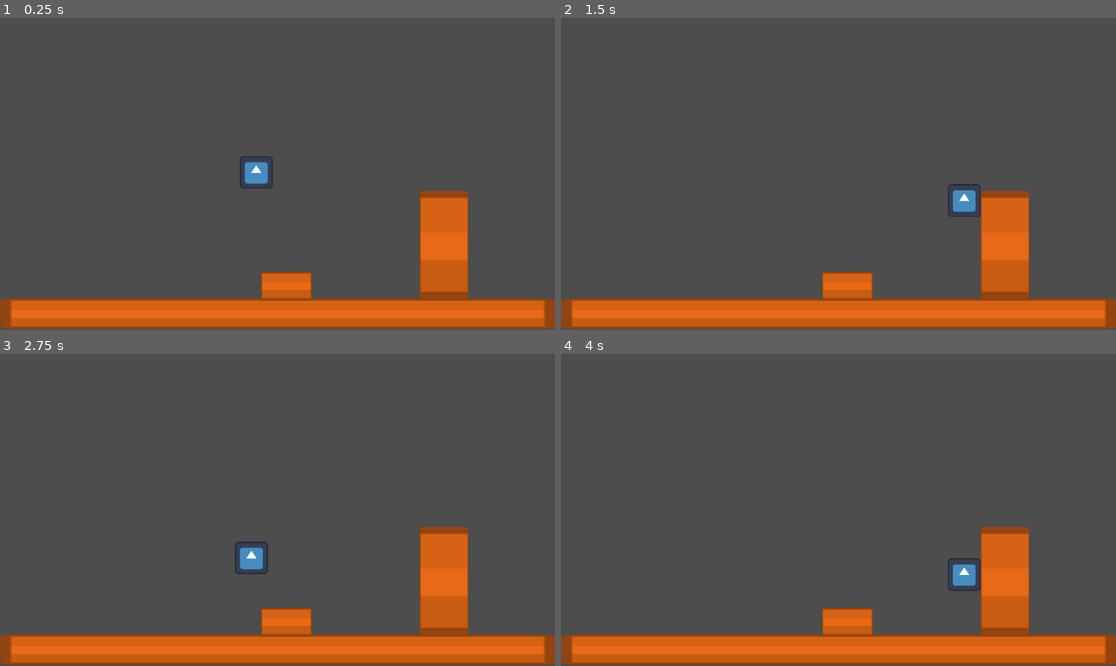
Above: before the commit, frames 1-4 (two rows, left to right).
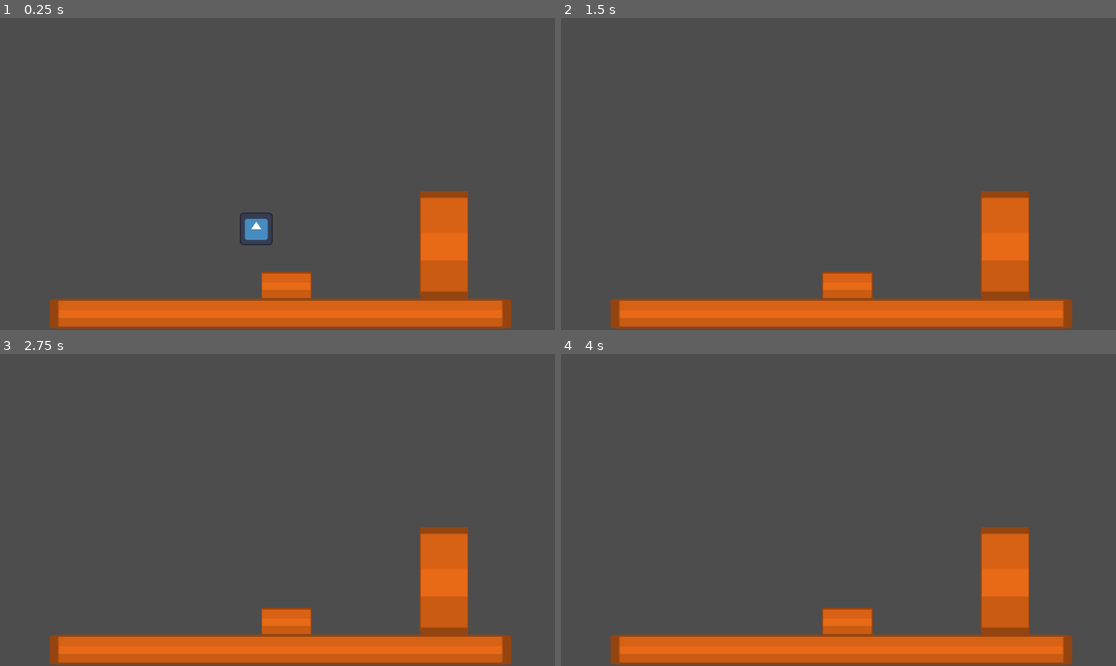
Above: after the commit, the same moments.

Repository: florencia333/ejercicio_movimiento
Game: Godot game, scene res://Mundo.tscn
The game is run twice, just before and just after one commit, with the same random seed, the same clock (stepped at 60 frames per second) and the same inputs. The engine's default icon, where the game draws it, is replaced by a stand-in: a white triangle on a blue panel in a dark square.
Inputs:
- Up to frame 1 (0.25 s): no input
- Up to frame 2 (1.5 s): tap Enter (ui_accept) at 0.5, 0.6, 0.77, 1.07, 1.35 s; hold Right (ui_right) from 0.53 s (still down)
- Up to frame 3 (2.75 s): tap Enter (ui_accept) at 1.52, 1.82, 2.1 s; release Right (ui_right) at 2.03 s; hold Left (ui_left) from 2.03 s (still down)
- Up to frame 4 (4 s): release Left (ui_left) at 2.78 s; hold Right (ui_right) from 2.78 s (still down); tap Enter (ui_accept) at 2.85, 3.02, 3.32, 3.6, 3.77 s

The runs differ from the first frame. In frame 1, 2.6% of the frame differs, in the area x 0-100%, y 44-100%; in frame 2, 2.3%; in frame 3, 2.3%; in frame 4, 2.3%.

Commit message:
doble salto
me falta ponerle limite al doble salto equisde

Diff:
--- a/godot_movimiento/Mundo.tscn
+++ b/godot_movimiento/Mundo.tscn
@@ -1,8 +1,11 @@
-[gd_scene load_steps=4 format=3 uid="uid://dydv0g34m5acj"]
+[gd_scene load_steps=5 format=3 uid="uid://dydv0g34m5acj"]
 
 [ext_resource type="Texture2D" uid="uid://o34xu6x1fdcl" path="res://icon.svg" id="1_7c66d"]
 [ext_resource type="Script" path="res://Personaje.gd" id="1_r32me"]
 [ext_resource type="Texture2D" uid="uid://0g73hfxq0x7y" path="res://assets/barrier_red.png" id="3_o25w7"]
+
+[sub_resource type="RectangleShape2D" id="RectangleShape2D_oje83"]
+size = Vector2(68, 68)
 
 [node name="Mundo" type="Node2D"]
 position = Vector2(1, -2)
@@ -11,24 +14,25 @@
 position = Vector2(582, 294)
 script = ExtResource("1_r32me")
 
-[node name="CollisionPolygon2D" type="CollisionPolygon2D" parent="Personaje"]
-position = Vector2(-273.156, -127.75)
-scale = Vector2(0.496454, 0.441177)
-polygon = PackedVector2Array(379, 204, 520, 204, 519.474, 356.734, 380, 357)
-
 [node name="Icon" type="Sprite2D" parent="Personaje"]
 position = Vector2(-51, -4.00001)
 scale = Vector2(0.536133, 0.528161)
 texture = ExtResource("1_7c66d")
 
+[node name="CollisionShape2D" type="CollisionShape2D" parent="Personaje"]
+position = Vector2(-51, -4)
+shape = SubResource("RectangleShape2D_oje83")
+
 [node name="Piso" type="StaticBody2D" parent="."]
 
 [node name="BarrierRed" type="Sprite2D" parent="Piso"]
-position = Vector2(575.5, 616)
-scale = Vector2(5.48095, 1)
+position = Vector2(581, 616)
+scale = Vector2(4.5619, 1)
 texture = ExtResource("3_o25w7")
 
 [node name="CollisionPolygon2D" type="CollisionPolygon2D" parent="Piso"]
+position = Vector2(100.813, 0.000244141)
+scale = Vector2(0.858832, 1)
 polygon = PackedVector2Array(0, 586, 1152, 584, 1152, 646, 0, 647)
 
 [node name="Obstaculo1" type="StaticBody2D" parent="."]
--- a/godot_movimiento/Personaje.gd
+++ b/godot_movimiento/Personaje.gd
@@ -1,8 +1,8 @@
 extends CharacterBody2D
 
 
-const SPEED = 450.0
-const JUMP_VELOCITY = -500.0
+const SPEED = 600.0
+const JUMP_VELOCITY = -1050.0
 
 # Get the gravity from the project settings to be synced with RigidBody nodes.
 var gravity = ProjectSettings.get_setting("physics/2d/default_gravity")
@@ -14,15 +14,25 @@
 		velocity.y += gravity * delta
 
 	# Handle jump.
-	if Input.is_action_just_pressed("ui_accept") and is_on_floor():
-		velocity.y = JUMP_VELOCITY
+	var double_jumps_available = 1
 
+
+	if Input.is_action_just_pressed("ui_accept"):
+		if is_on_floor() or double_jumps_available > 0:
+			if not is_on_floor():
+				double_jumps_available -= 1
+			velocity.y = JUMP_VELOCITY
+
+	if is_on_floor():
+		double_jumps_available = 1
 	# Get the input direction and handle the movement/deceleration.
 	# As good practice, you should replace UI actions with custom gameplay actions.
 	var direction = Input.get_axis("ui_left", "ui_right")
 	if direction:
 		velocity.x = direction * SPEED
 	else:
-		velocity.x = move_toward(velocity.x, 0, SPEED)
+		velocity.x = 0
+
+
 
 	move_and_slide()
--- a/godot_movimiento/project.godot
+++ b/godot_movimiento/project.godot
@@ -14,3 +14,7 @@
 run/main_scene="res://Mundo.tscn"
 config/features=PackedStringArray("4.2", "Forward Plus")
 config/icon="res://icon.svg"
+
+[physics]
+
+2d/default_gravity=4500.0
